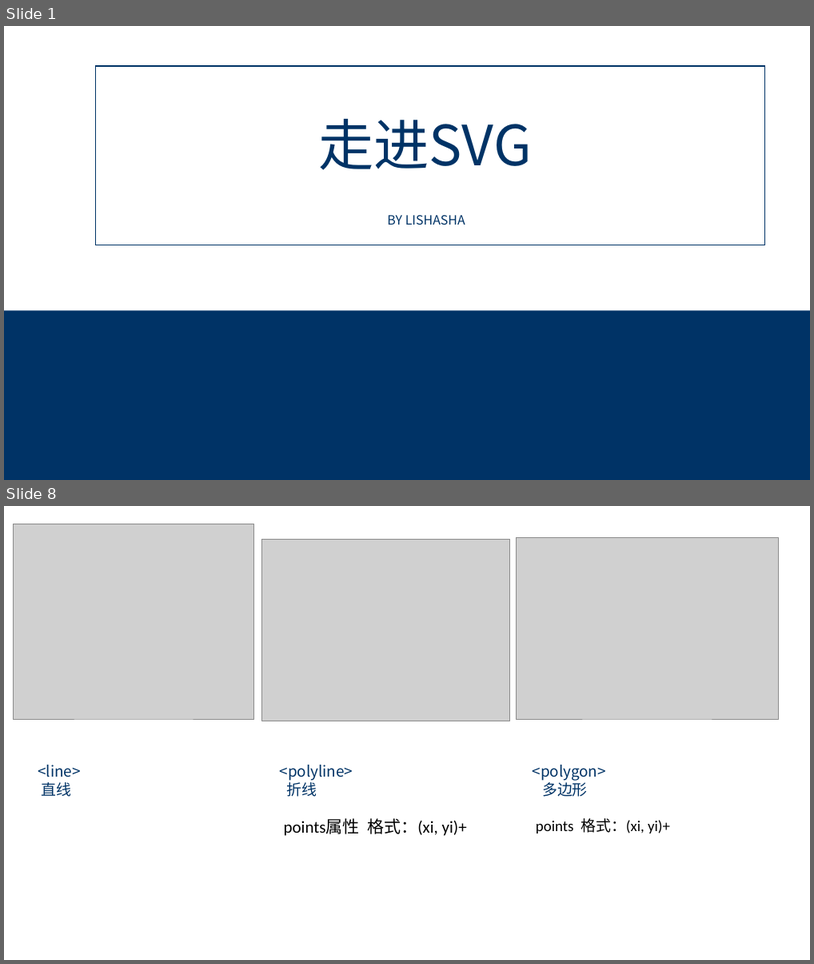
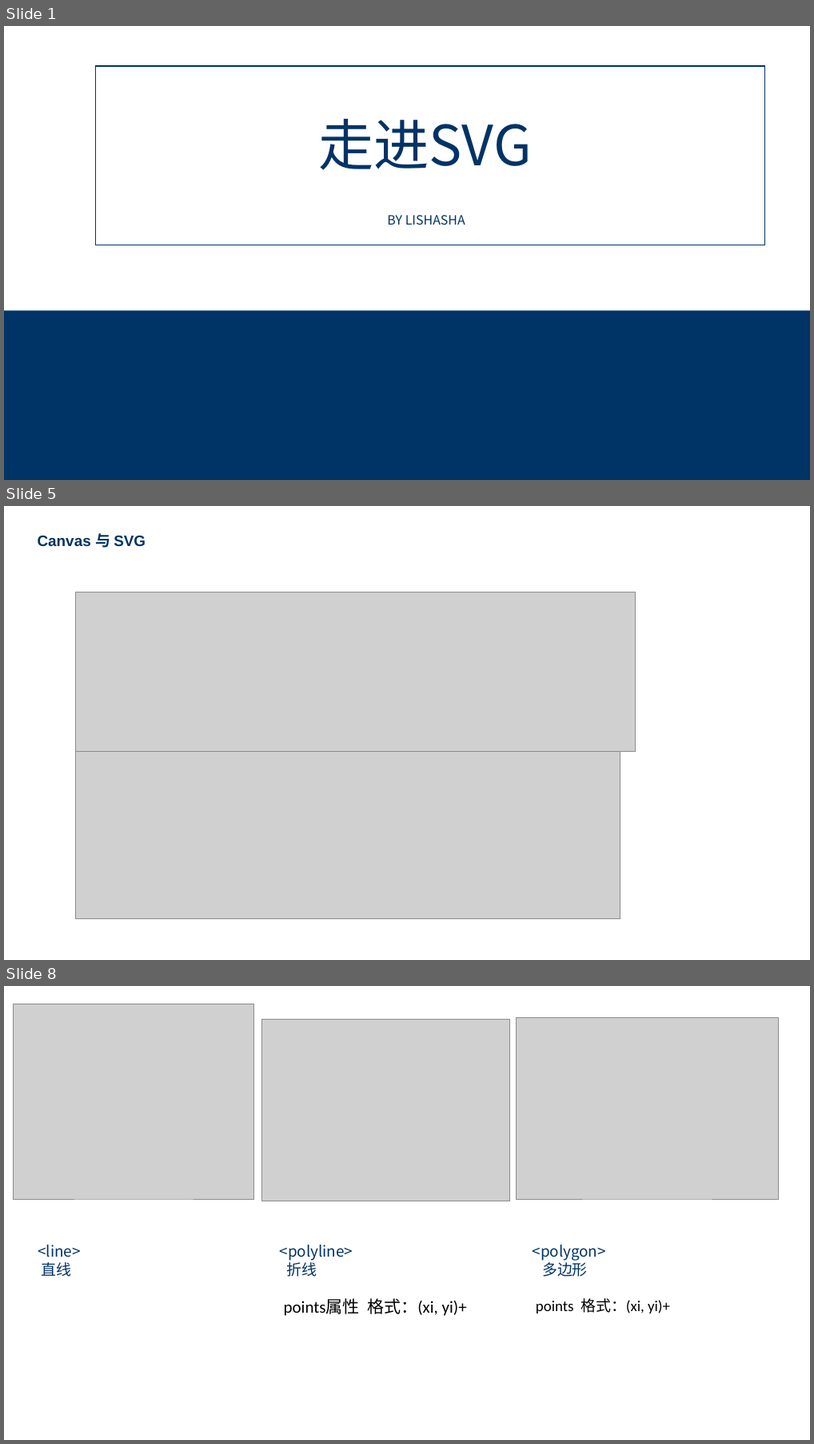
Before and after one commit to lss0928/git_test, a slide deck: svg/走进SVG - 副本.pptx. Shown one above the other, each under a label of ours: slides 1 and 8 before the commit, slides 1, 5 and 8 after it; the slides between them are not shown. The pictures are 814x964 and 814x1444 pixels, drawn with LibreOffice and Linux fonts; fonts in the diff are those of the drawing; grey boxes stand for pictures. Boxes give left, top, right and bottom in pixels: in the first picture for what was removed or moved away, otherwise in the second. Text is boxed around its words. In the diff, an @@ line names an element or a change of style, - is before the commit and + after.

```diff
--- a/svg/走进SVG - 副本.pptx
+++ b/svg/走进SVG - 副本.pptx
@@ slide 5 added at bbox=[4, 506, 810, 960], background #FFFFFF @@
@@ text added at bbox=[38, 533, 146, 548], 18 pt, text #003366, bold @@
+Canvas 与 SVG
@@ picture added at bbox=[75, 592, 635, 752] @@
@@ picture added at bbox=[75, 752, 621, 918] @@
```
Also in this commit, not shown: 23 slides changed, 2 slides removed, 14 other files.
